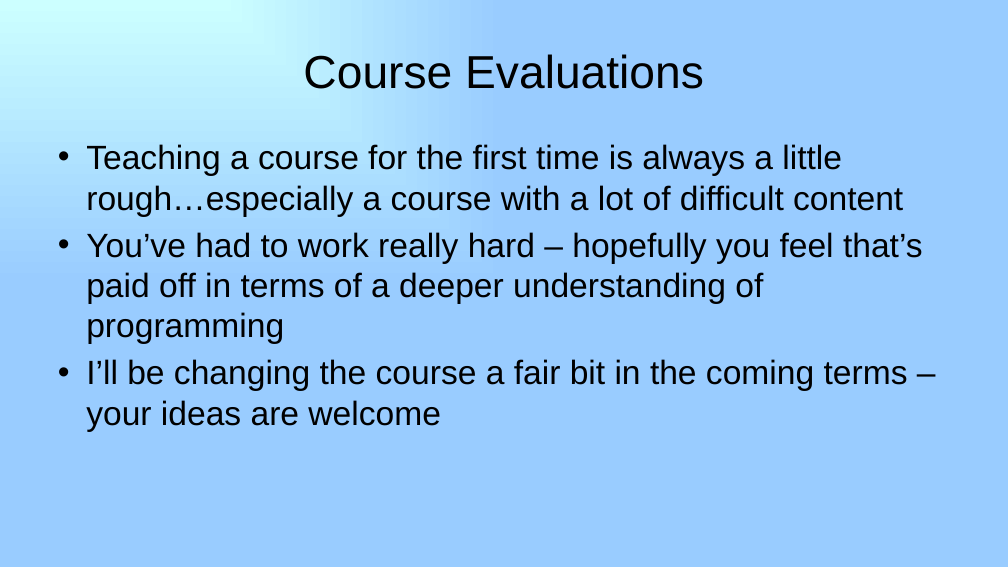
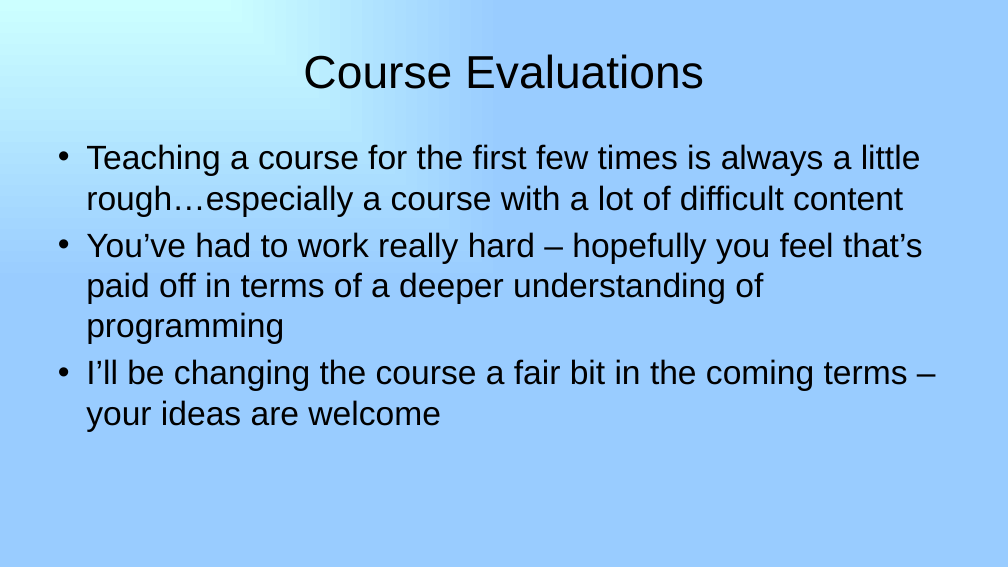
Before and after one commit to RHIT-CSSE/csse304, a slide deck: slide 2 of ClassMaterials/RefParamsCorountines/37_refParams_coroutines.pptx. Drawn at 1008x567 pixels with LibreOffice and Linux fonts; fonts in the diff are those of the drawing. Boxes give left, top, right and bottom in pixels: in the first picture for what was removed or moved away, otherwise in the second. Text is boxed around its words. In the diff, an @@ line names an element or a change of style, - is before the commit and + after.

```diff
--- a/ClassMaterials/RefParamsCorountines/37_refParams_coroutines.pptx
+++ b/ClassMaterials/RefParamsCorountines/37_refParams_coroutines.pptx
@@ text at [86, 144, 921, 217]: text changed @@
-• Teaching a course for the first time is always a little rough…especially a course with a lot of difficult content
+• Teaching a course for the first few times is always a little rough…especially a course with a lot of difficult content
```
Also in this commit, not shown: 6 other files.
